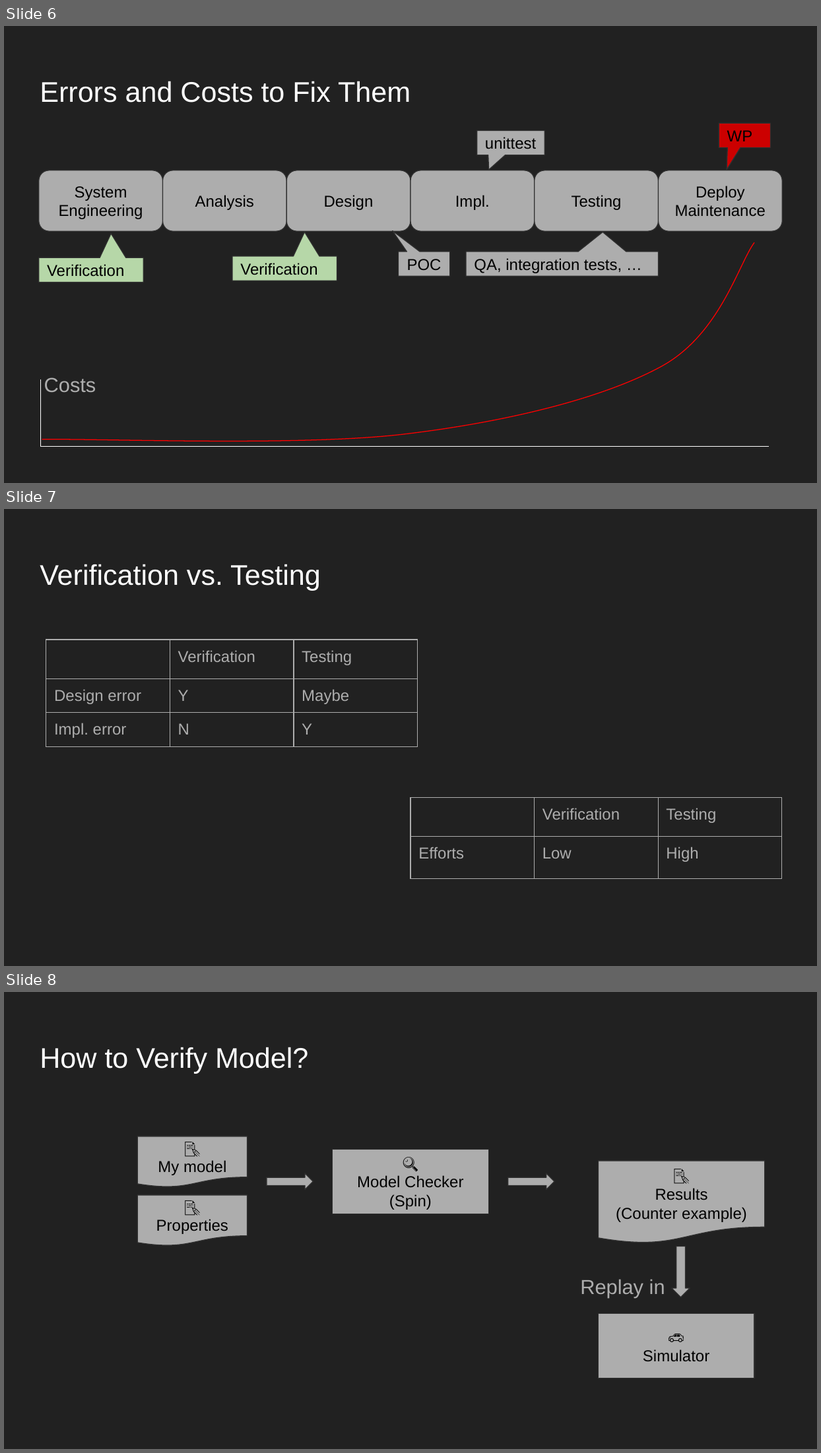
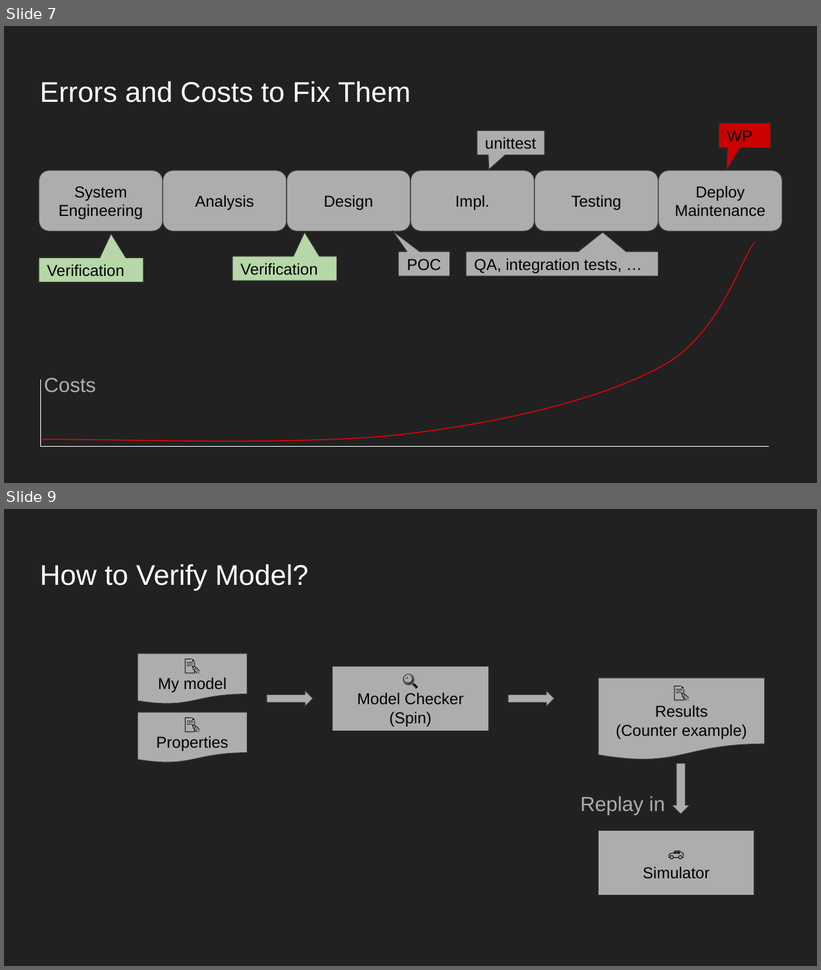
Before and after one commit to LeoXS/model_checking_ppt, a slide deck: Model Checking with Spin Model Checker.pptx. Shown one above the other, each under a label of ours: slides 6, 7 and 8 before the commit, slides 7 and 9 after it; the slides between them are not shown. The pictures are 821x1453 and 821x970 pixels, drawn with LibreOffice and Linux fonts; fonts in the diff are those of the drawing. Boxes give left, top, right and bottom in pixels: in the first picture for what was removed or moved away, otherwise in the second. Text is boxed around its words. In the diff, an @@ line names an element or a change of style, - is before the commit and + after.

```diff
--- a/Model Checking with Spin Model Checker.pptx
+++ b/Model Checking with Spin Model Checker.pptx
@@ slide 7 removed at <box>4,509,817,966</box>, background #212121 @@
@@ title removed at <box>40,564,321,590</box> @@
-Verification vs. Testing
@@ table removed at <box>46,640,417,906</box>, 3 rows, 3 columns @@
- | Verification | Testing
-Design error | Y | Maybe
-Impl. error | N | Y
@@ table removed at <box>411,797,781,966</box>, 2 rows, 3 columns @@
- | Verification | Testing
-Efforts | Low | High
@@ what was slide 6 is now slide 7 @@
@@ what was slide 8 is now slide 9 @@
```
Also in this commit, not shown: 11 slides changed, 10 slides added, 7 other files.
